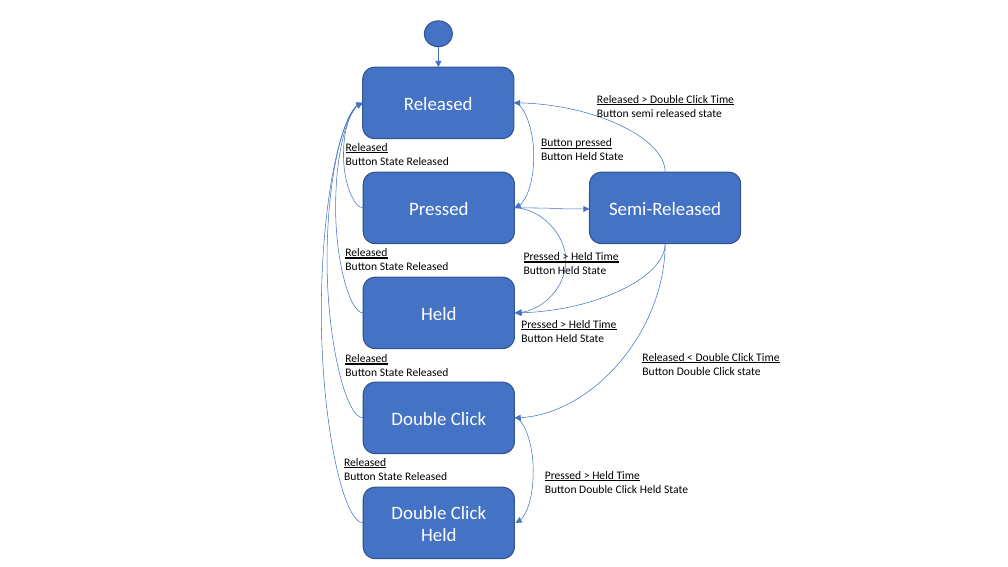
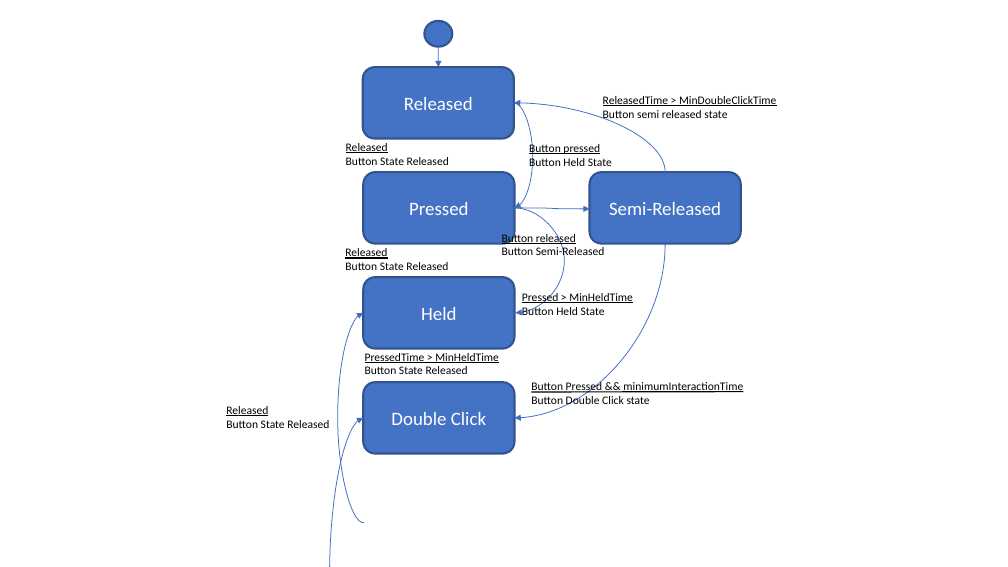
Before and after one commit to HarrisonJM/EmbeddedSystemsDevelopment, a slide deck: slide 1 of docs/Design/FSMs.pptx. Drawn at 1008x567 pixels with LibreOffice and Linux fonts; fonts in the diff are those of the drawing. Boxes give left, top, right and bottom in pixels: in the first picture for what was removed or moved away, otherwise in the second. Text is boxed around its words. In the diff, an @@ line names an element or a change of style, - is before the commit and + after.

Commit message:
Button stuff

```diff
--- a/docs/Design/FSMs.pptx
+++ b/docs/Design/FSMs.pptx
@@ ellipse at bbox=[424, 21, 452, 47]: outline #325491 1 pt to #325491 2 pt @@
@@ arrow removed from (439, 47) to (439, 67) @@
@@ freeform shape added at bbox=[439, 47, 439, 67], outline #3F6FC3 0.75 pt @@
@@ curved arrow removed from (364, 523) to (363, 103) @@
@@ curved arrow removed from (364, 418) to (363, 103) @@
@@ curved arrow removed from (364, 313) to (363, 103) @@
@@ curved arrow removed from (364, 208) to (363, 103) @@
@@ curved arrow (665, 172) - (514, 103): stroke #4472C4 0.5 pt to #3F6FC3 0.75 pt @@
@@ curved arrow (514, 103) - (515, 208): stroke #4472C4 0.5 pt to #3F6FC3 0.75 pt; route changed @@
@@ text at bbox=[603, 96, 776, 106]: text changed @@
-Released > Double Click Time
+ReleasedTime > MinDoubleClickTime
@@ text "Button pressed Button Held State" rewrapped from bbox=[541, 138, 624, 160] to bbox=[529, 142, 612, 169] @@
@@ outline #325491 1 pt to #325491 2 pt; proportions changed in 5 elements at bbox=[363, 67, 514, 138], bbox=[364, 172, 515, 243], bbox=[364, 278, 515, 349], bbox=[364, 383, 515, 454], bbox=[590, 172, 741, 243] @@
@@ curved arrow (515, 208) - (590, 209): stroke #4472C4 0.5 pt to #3F6FC3 0.75 pt @@
@@ curved arrow (515, 208) - (516, 313): stroke #4472C4 0.5 pt to #3F6FC3 0.75 pt; route changed @@
@@ text added at bbox=[502, 232, 605, 259], 11 pt, text #000000 @@
+Button released
+Button Semi-Released
@@ curved arrow (665, 243) - (515, 418): stroke #4472C4 0.5 pt to #3F6FC3 0.75 pt @@
@@ curved arrow removed from (665, 243) to (515, 313) @@
@@ text removed at bbox=[524, 251, 618, 278] @@
-Pressed > Held Time
-Button Held State
@@ text "Pressed > MinHeldTime": place and size @@
-text "Pressed > MinHeldTime" at bbox=[521, 320, 616, 342]
+text "Pressed > MinHeldTime" at bbox=[522, 292, 633, 315]
@@ text at bbox=[522, 292, 633, 305]: text changed @@
-Pressed > Held Time
+Pressed > MinHeldTime
@@ curved arrow added from (364, 523) to (364, 313), #3F6FC3 0.75 pt @@
@@ text "PressedTime > MinHeldTime": place and size @@
-text "PressedTime > MinHeldTime" at bbox=[344, 458, 447, 480]
+text "PressedTime > MinHeldTime" at bbox=[365, 353, 499, 374]
@@ text at bbox=[365, 353, 499, 363]: text changed @@
-Released
+PressedTime > MinHeldTime
@@ text removed at bbox=[642, 353, 779, 375] @@
-Released < Double Click Time
-Button Double Click state
@@ text "Button Pressed && minimumInteractionTime" at bbox=[531, 381, 743, 408]: rotation 0 to 359 degrees @@
@@ text at bbox=[531, 381, 743, 408]: text changed @@
-Pressed > Held Time
-Button Double Click Held State
+Button Pressed && minimumInteractionTime
+Button Double Click state
@@ text "Released": place and size @@
-text "Released" at bbox=[345, 354, 448, 376]
+text "Released" at bbox=[226, 406, 329, 428]
@@ curved arrow added from (364, 567) to (364, 418), #3F6FC3 0.75 pt @@
@@ curved arrow removed from (515, 418) to (516, 523) @@
@@ rounded rectangle removed at bbox=[364, 487, 515, 558] @@
-Double Click Held
```
Also in this commit, not shown: 1 other slide changed, 19 other files.
